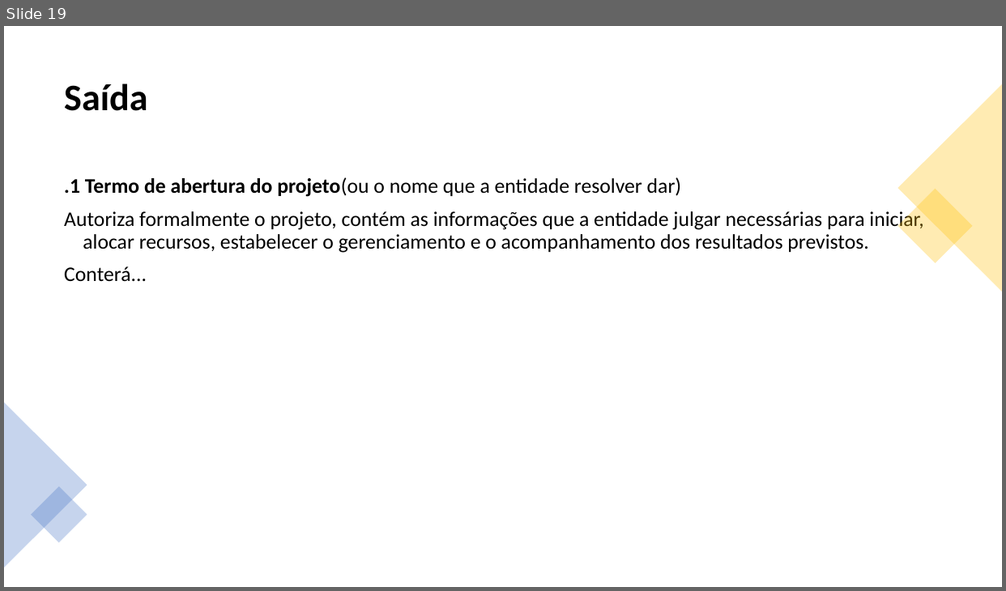
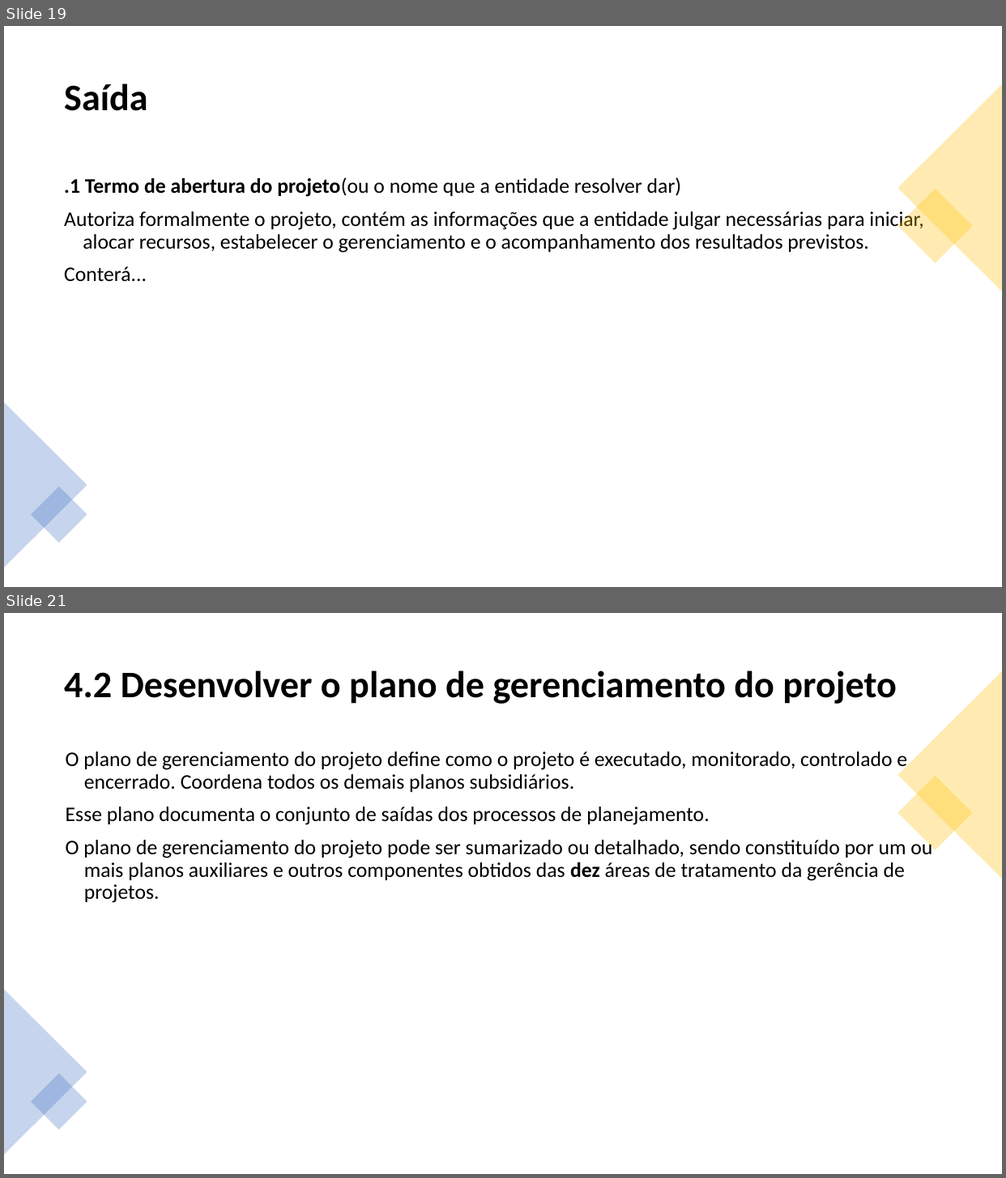
Before and after one commit to jharbes/ADMINISTRACAO-DE-REDES, a slide deck: RELATORIO PROVA P2/relatorio-pmbok-capitulo4-jharbes.pptx. Shown one above the other, each under a label of ours: slide 19 before the commit, slides 19 and 21 after it; the slides between them are not shown. The pictures are 1006x591 and 1006x1178 pixels, drawn with LibreOffice and Linux fonts; fonts in the diff are those of the drawing. Boxes give left, top, right and bottom in pixels: in the first picture for what was removed or moved away, otherwise in the second. Text is boxed around its words. In the diff, an @@ line names an element or a change of style, - is before the commit and + after.

```diff
--- a/RELATORIO PROVA P2/relatorio-pmbok-capitulo4-jharbes.pptx
+++ b/RELATORIO PROVA P2/relatorio-pmbok-capitulo4-jharbes.pptx
@@ slide 21 added at (x1=4, y1=613, x2=1002, y2=1174), background #FFFFFF @@
@@ title added at (x1=64, y1=671, x2=896, y2=704), 36 pt, text #000000, bold @@
+4.2 Desenvolver o plano de gerenciamento do projeto
@@ triangle added at (x1=898, y1=671, x2=1002, y2=879), fill #FFC000 at 30% opacity @@
@@ text added at (x1=66, y1=752, x2=932, y2=903), 20 pt, text #000000 @@
+O plano de gerenciamento do projeto define como o projeto é executado, monitorado, controlado e encerrado. Coordena todos os demais planos subsidiários.
+Esse plano documenta o conjunto de saídas dos processos de planejamento.
+O plano de gerenciamento do projeto pode ser sumarizado ou detalhado, sendo constituído por um ou mais planos auxiliares e outros componentes obtidos das dez áreas de tratamento da gerência de projetos.
@@ rectangle added at (x1=898, y1=776, x2=974, y2=851), fill #FFC000 at 30% opacity @@
@@ triangle added at (x1=4, y1=990, x2=87, y2=1155), fill #4472C4 at 30% opacity @@
@@ rectangle added at (x1=31, y1=1073, x2=87, y2=1130), fill #4472C4 at 30% opacity @@
```
Also in this commit, not shown: 8 other slides added.
